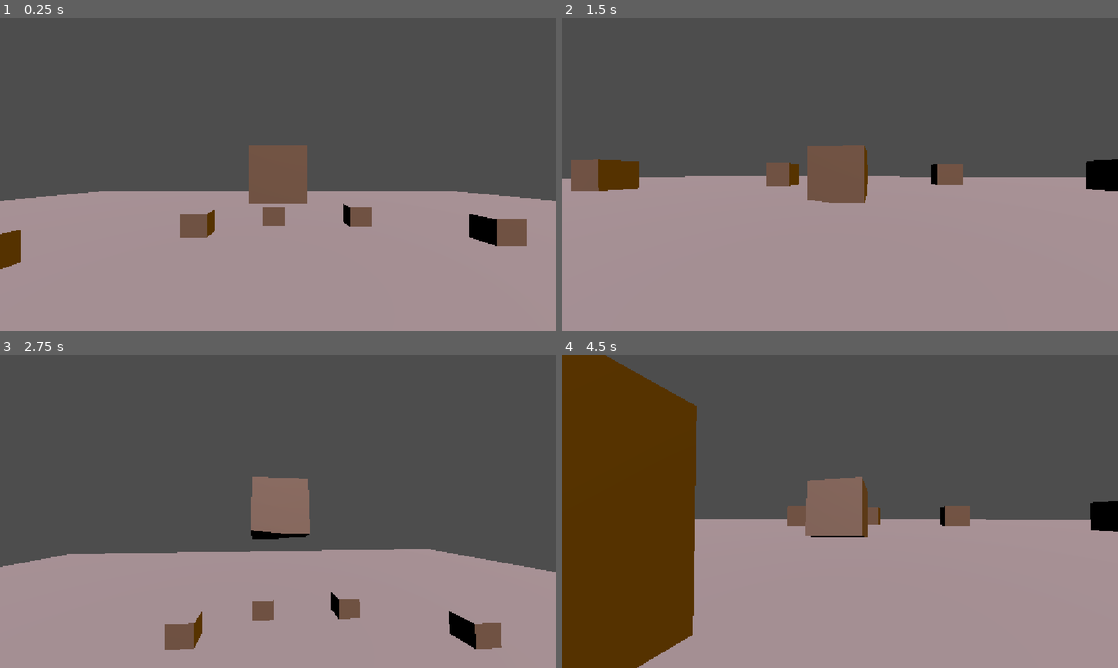
Above: before the commit, frames 1-4 (two rows, left to right).
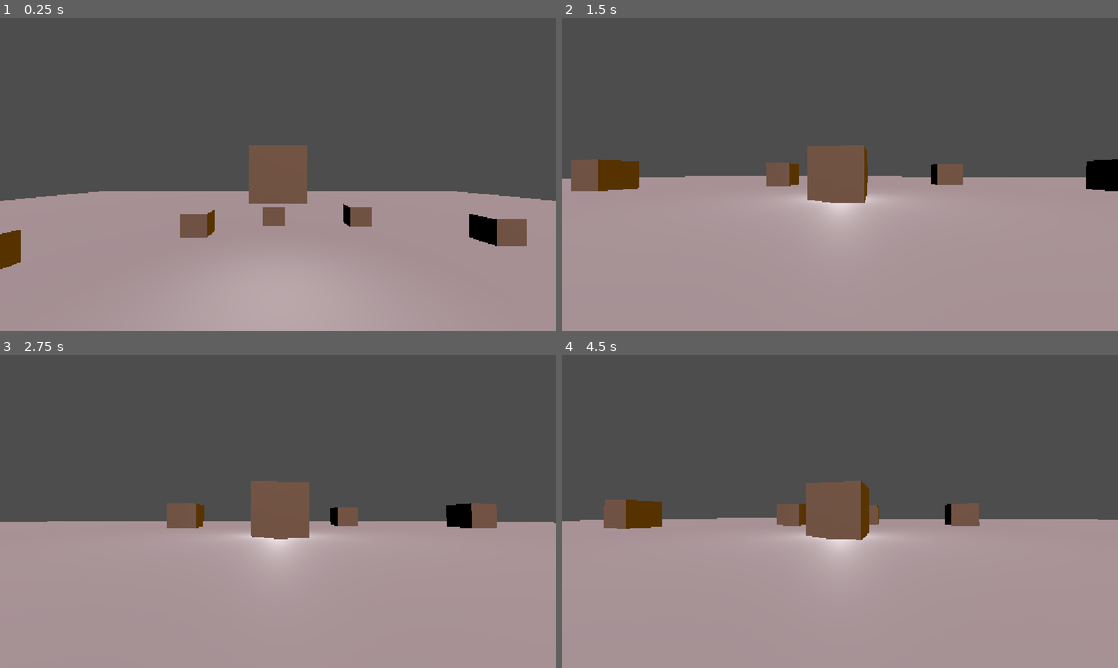
Above: after the commit, the same moments.

Repository: Sgedelta/orbscape
Game: Godot game, scene res://assets/random_bs_go/testing_deforming.tscn
The game is run twice, just before and just after one commit, with the same random seed, the same clock (stepped at 60 frames per second) and the same inputs. The project has no main scene, so this scene is started directly.
Inputs (mouse positions are in pixels of both pictures, inside the frame that each line leads up to):
- Up to frame 1 (0.25 s): no input
- Up to frame 2 (1.5 s): tap Enter at 0.5 s; move the mouse to (867, 174) at 0.52 s; press the mouse at (867, 174) at 0.53 s; tap Space at 1.25 s; move the mouse to (812, 174) at 1.27 s; release the mouse at (812, 174) at 1.28 s; tap Mouse wheel down (backward) at 1.35 s
- Up to frame 3 (2.75 s): click (250, 511) at 1.52 s; click (250, 511) at 1.55 s; click (250, 511) at 1.82 s; move the mouse to (289, 505) at 2.02 s; press the mouse at (289, 505) at 2.03 s; tap Mouse wheel up (forward) at 2.1 s
- Up to frame 4 (4.5 s): move the mouse to (834, 517) at 2.77 s; release the mouse at (834, 517) at 2.78 s; click (834, 517) at 2.85 s; click (834, 517) at 3.02 s; click (834, 517) at 3.32 s; move the mouse to (878, 514) at 3.52 s; press the mouse at (878, 514) at 3.53 s; tap Mouse wheel down (backward) at 3.6 s; move the mouse to (795, 508) at 4.27 s; release the mouse at (795, 508) at 4.28 s; tap Mouse wheel up (forward) at 4.35 s

The runs differ from the first frame. In frame 1, less than 0.1% of the frame differs, in the area x 49-51%, y 89-92%; in frame 2, 1.1%; in frame 3, 15%; in frame 4, 24%, in the area x 0-100%, y 0-100%.
Error after the commit: Invalid access to property or key 'global_basis' on a base object of type 'Nil'. (res://assets/random_bs_go/test_player_controller.gd:52)

Commit message:
added new scenes and filter scene

Diff:
--- /dev/null
+++ b/assets/maybe_real_game/filter_display.tscn
@@ -0,0 +1,40 @@
+[gd_scene format=3 uid="uid://cbjmgbtbndhaq"]
+
+[ext_resource type="Shader" uid="uid://dske138voidgj" path="res://shader/dither.gdshader" id="1_8sw32"]
+[ext_resource type="PackedScene" uid="uid://ci4dsy07s7262" path="res://assets/maybe_real_game/test_level.tscn" id="1_pxcpi"]
+[ext_resource type="Texture2D" uid="uid://cd0uyvstgg2je" path="res://assets/palette_hollow.png" id="2_n4nl8"]
+[ext_resource type="Texture2D" uid="uid://rqm7tbh40kcj" path="res://assets/dither_matrix.png" id="3_wo5wd"]
+
+[sub_resource type="ShaderMaterial" id="ShaderMaterial_ojcrw"]
+shader = ExtResource("1_8sw32")
+shader_parameter/u_dither_tex = ExtResource("3_wo5wd")
+shader_parameter/u_color_tex = ExtResource("2_n4nl8")
+shader_parameter/u_bit_depth = 44
+shader_parameter/u_contrast = 1.865
+shader_parameter/u_offset = -0.265
+shader_parameter/u_dither_size = 3
+
+[sub_resource type="ViewportTexture" id="ViewportTexture_n4nl8"]
+viewport_path = NodePath("SubViewportContainer/SubViewport")
+
+[node name="TextureRect" type="TextureRect" unique_id=300592302]
+material = SubResource("ShaderMaterial_ojcrw")
+anchors_preset = 15
+anchor_right = 1.0
+anchor_bottom = 1.0
+grow_horizontal = 2
+grow_vertical = 2
+texture = SubResource("ViewportTexture_n4nl8")
+
+[node name="SubViewportContainer" type="SubViewportContainer" parent="." unique_id=156858114]
+show_behind_parent = true
+layout_mode = 0
+offset_right = 40.0
+offset_bottom = 40.0
+
+[node name="SubViewport" type="SubViewport" parent="SubViewportContainer" unique_id=302341405]
+handle_input_locally = false
+size = Vector2i(1080, 720)
+render_target_update_mode = 4
+
+[node name="TestLevel" parent="SubViewportContainer/SubViewport" unique_id=5879746 instance=ExtResource("1_pxcpi")]
--- /dev/null
+++ b/assets/maybe_real_game/player.tscn
@@ -0,0 +1,45 @@
+[gd_scene format=3 uid="uid://boxfuc4fv5cse"]
+
+[ext_resource type="Script" uid="uid://bstvd5dehp8po" path="res://assets/random_bs_go/test_player_controller.gd" id="1_x1hrb"]
+
+[sub_resource type="Curve" id="Curve_51tfg"]
+_data = [Vector2(0, 1), 0.0, -1.3333333, 0, 1, Vector2(0.75, 0), 0.0, 0.0, 0, 0]
+point_count = 2
+
+[sub_resource type="Curve" id="Curve_leiga"]
+_limits = [0.0, 1.0, 0.0, 10.0]
+_data = [Vector2(0, 0), 0.0, 0.075, 0, 1, Vector2(1, 0.075), 0.075, 0.008333334, 1, 1, Vector2(10, 0.15), 0.008333334, 0.0, 1, 0]
+point_count = 3
+
+[sub_resource type="ArrayMesh" id="ArrayMesh_4xiot"]
+
+[sub_resource type="BoxMesh" id="BoxMesh_27m30"]
+
+[node name="RigidBody3D" type="RigidBody3D" unique_id=255405108]
+inertia = Vector3(1, 1, 1)
+contact_monitor = true
+max_contacts_reported = 8
+script = ExtResource("1_x1hrb")
+subdivisions = 15
+force_falloff = SubResource("Curve_51tfg")
+impulse_to_deform_str = SubResource("Curve_leiga")
+dent_str_scalar = 0.75
+sensitivity = 10.0
+jump_count = 2
+
+[node name="Mesh" type="MeshInstance3D" parent="." unique_id=1919516154]
+layers = 2
+mesh = SubResource("ArrayMesh_4xiot")
+
+[node name="Collider" type="CollisionShape3D" parent="." unique_id=1905257307]
+
+[node name="EngineMesh" type="MeshInstance3D" parent="." unique_id=985425272]
+layers = 2
+mesh = SubResource("BoxMesh_27m30")
+
+[node name="RemoteTransform3D" type="RemoteTransform3D" parent="." unique_id=1224316707]
+remote_path = NodePath("../../CameraController")
+update_rotation = false
+update_scale = false
+
+[node name="OmniLight3D" type="OmniLight3D" parent="." unique_id=1708362626]
--- /dev/null
+++ b/assets/maybe_real_game/test_level.tscn
@@ -0,0 +1,37 @@
+[gd_scene format=3 uid="uid://ci4dsy07s7262"]
+
+[ext_resource type="PackedScene" uid="uid://boxfuc4fv5cse" path="res://assets/maybe_real_game/player.tscn" id="1_giiw4"]
+[ext_resource type="PackedScene" uid="uid://cygpirow5nb8c" path="res://assets/random_bs_go/camera_controller.tscn" id="1_kksgc"]
+[ext_resource type="PackedScene" uid="uid://dyoy2r4x0vk15" path="res://assets/Orbscape_Tower.fbx" id="3_koadj"]
+
+[sub_resource type="BoxMesh" id="BoxMesh_giiw4"]
+size = Vector3(50, 0.2, 50)
+
+[sub_resource type="BoxShape3D" id="BoxShape3D_koadj"]
+size = Vector3(50, 0.2, 50)
+
+[node name="TestLevel" type="Node3D" unique_id=5879746]
+
+[node name="RigidBody3D" parent="." unique_id=255405108 node_paths=PackedStringArray("camera_controller") instance=ExtResource("1_giiw4")]
+camera_controller = NodePath("../CameraController")
+
+[node name="CameraController" parent="." unique_id=287330889 node_paths=PackedStringArray("target") instance=ExtResource("1_kksgc")]
+transform = Transform3D(1, 0, 0, 0, 0.91744834, 0.3978549, 0, -0.3978549, 0.91744834, 0, 0, 0)
+target = NodePath("../RigidBody3D")
+
+[node name="Floor" type="StaticBody3D" parent="." unique_id=779292002]
+transform = Transform3D(1, 0, 0, 0, 1, 0, 0, 0, 1, 0, -2.6473103, 0)
+
+[node name="MeshInstance3D" type="MeshInstance3D" parent="Floor" unique_id=1859082980]
+mesh = SubResource("BoxMesh_giiw4")
+
+[node name="CollisionShape3D" type="CollisionShape3D" parent="Floor" unique_id=1886932532]
+shape = SubResource("BoxShape3D_koadj")
+
+[node name="Orbscape_Tower" parent="." unique_id=574919772 instance=ExtResource("3_koadj")]
+transform = Transform3D(1, 0, 0, 0, 1, 0, 0, 0, 1, 1.1365929, -2.547308, -17.17052)
+
+[node name="DirectionalLight3D" type="DirectionalLight3D" parent="." unique_id=1054873557]
+transform = Transform3D(1, 0, 0, 0, 0.19175963, 0.9814419, 0, -0.9814419, 0.19175963, 0, 9.497283, 0)
+
+[editable path="RigidBody3D"]
--- /dev/null
+++ b/assets/random_bs_go/camera_controller.tscn
@@ -0,0 +1,11 @@
+[gd_scene format=3 uid="uid://cygpirow5nb8c"]
+
+[ext_resource type="Script" uid="uid://j3ernkib7hnm" path="res://assets/random_bs_go/camera.gd" id="1_0vg60"]
+
+[node name="CameraController" type="Node3D" unique_id=287330889]
+script = ExtResource("1_0vg60")
+
+[node name="SpringArm" type="SpringArm3D" parent="." unique_id=1686522125]
+spring_length = 4.0
+
+[node name="EnvCam" type="Camera3D" parent="SpringArm" unique_id=2067773427]
--- a/assets/random_bs_go/testing_deforming.tscn
+++ b/assets/random_bs_go/testing_deforming.tscn
@@ -1,7 +1,7 @@
 [gd_scene format=3 uid="uid://bf01a8u61k32i"]
 
-[ext_resource type="Script" uid="uid://bstvd5dehp8po" path="res://assets/random_bs_go/test_player_controller.gd" id="1_p7kt0"]
-[ext_resource type="Script" uid="uid://j3ernkib7hnm" path="res://assets/random_bs_go/camera.gd" id="2_leiga"]
+[ext_resource type="PackedScene" uid="uid://boxfuc4fv5cse" path="res://assets/maybe_real_game/player.tscn" id="1_leiga"]
+[ext_resource type="PackedScene" uid="uid://cygpirow5nb8c" path="res://assets/random_bs_go/camera_controller.tscn" id="2_yetgv"]
 
 [sub_resource type="BoxMesh" id="BoxMesh_bnkmg"]
 size = Vector3(50, 0.2, 50)
@@ -12,19 +12,6 @@
 [sub_resource type="BoxMesh" id="BoxMesh_4xiot"]
 
 [sub_resource type="BoxShape3D" id="BoxShape3D_p7kt0"]
-
-[sub_resource type="Curve" id="Curve_51tfg"]
-_data = [Vector2(0, 1), 0.0, -1.3333333, 0, 1, Vector2(0.75, 0), 0.0, 0.0, 0, 0]
-point_count = 2
-
-[sub_resource type="Curve" id="Curve_leiga"]
-_limits = [0.0, 1.0, 0.0, 10.0]
-_data = [Vector2(0, 0), 0.0, 0.075, 0, 1, Vector2(1, 0.075), 0.075, 0.008333334, 1, 1, Vector2(10, 0.15), 0.008333334, 0.0, 1, 0]
-point_count = 3
-
-[sub_resource type="ArrayMesh" id="ArrayMesh_4xiot"]
-
-[sub_resource type="BoxMesh" id="BoxMesh_27m30"]
 
 [node name="Node3D" type="Node3D" unique_id=1809632497]
 transform = Transform3D(1, 0, 0, 0, 1, 0, 0, 0, 1, 0, -15.769821, 0)
@@ -117,39 +104,8 @@
 transform = Transform3D(0.37211138, -0.85793644, 0.35422915, 0.36870316, 0.4868599, 0.7918497, -0.85181653, -0.16405079, 0.49748984, 3.3350372, 4.8738756, -3.0565524)
 light_color = Color(0.9441231, 0.5932466, 0, 1)
 
-[node name="RigidBody3D" type="RigidBody3D" parent="." unique_id=694958278 node_paths=PackedStringArray("camera_controller")]
+[node name="RigidBody3D" parent="." unique_id=255405108 instance=ExtResource("1_leiga")]
 transform = Transform3D(1, 0, 0, 0, 1, 0, 0, 0, 1, 0, 2.7584233, 0)
-inertia = Vector3(1, 1, 1)
-contact_monitor = true
-max_contacts_reported = 8
-script = ExtResource("1_p7kt0")
-camera_controller = NodePath("../CameraController")
-subdivisions = 15
-force_falloff = SubResource("Curve_51tfg")
-impulse_to_deform_str = SubResource("Curve_leiga")
-dent_str_scalar = 0.75
-sensitivity = 10.0
-jump_count = 2
 
-[node name="Mesh" type="MeshInstance3D" parent="RigidBody3D" unique_id=1424761749]
-mesh = SubResource("ArrayMesh_4xiot")
-
-[node name="Collider" type="CollisionShape3D" parent="RigidBody3D" unique_id=521172266]
-
-[node name="EngineMesh" type="MeshInstance3D" parent="RigidBody3D" unique_id=1960673613]
-mesh = SubResource("BoxMesh_27m30")
-
-[node name="RemoteTransform3D" type="RemoteTransform3D" parent="RigidBody3D" unique_id=459120901]
-remote_path = NodePath("../../CameraController")
-update_rotation = false
-update_scale = false
-
-[node name="CameraController" type="Node3D" parent="." unique_id=126044423 node_paths=PackedStringArray("target")]
+[node name="CameraController" parent="." unique_id=287330889 instance=ExtResource("2_yetgv")]
 transform = Transform3D(1, 0, 0, 0, 1, 0, 0, 0, 1, 0, 2.7584229, 0)
-script = ExtResource("2_leiga")
-target = NodePath("../RigidBody3D")
-
-[node name="SpringArm" type="SpringArm3D" parent="CameraController" unique_id=2059529842]
-spring_length = 4.0
-
-[node name="Camera3D" type="Camera3D" parent="CameraController/SpringArm" unique_id=2139276475]
